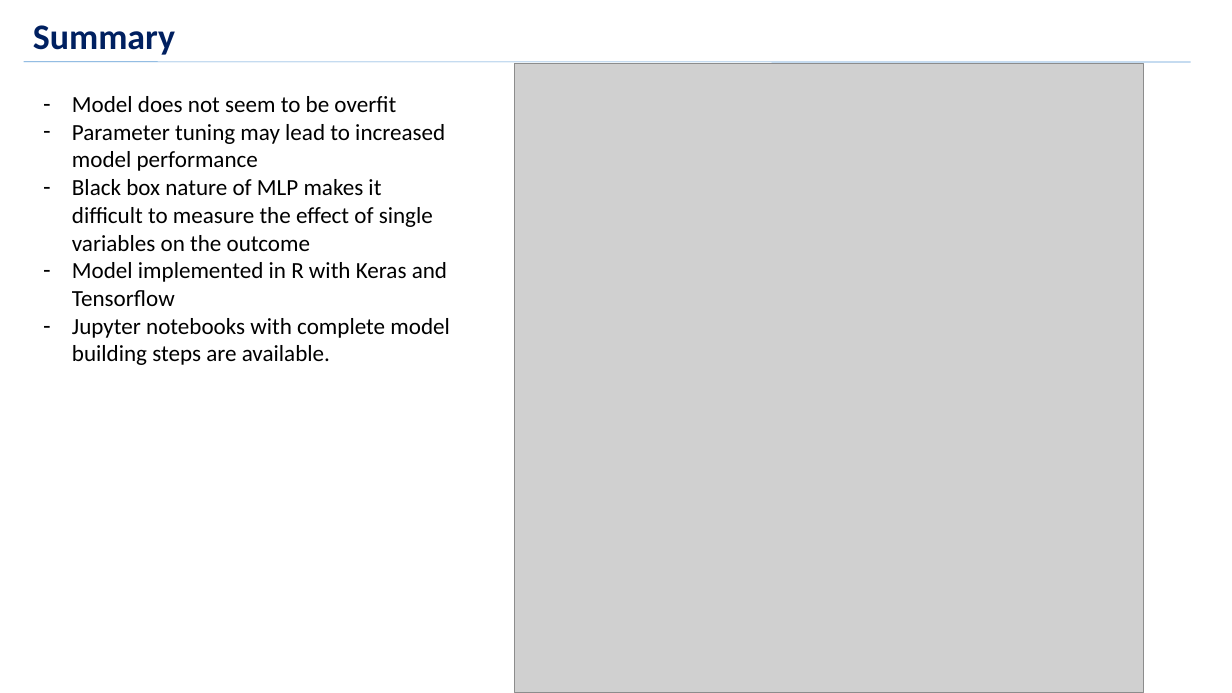
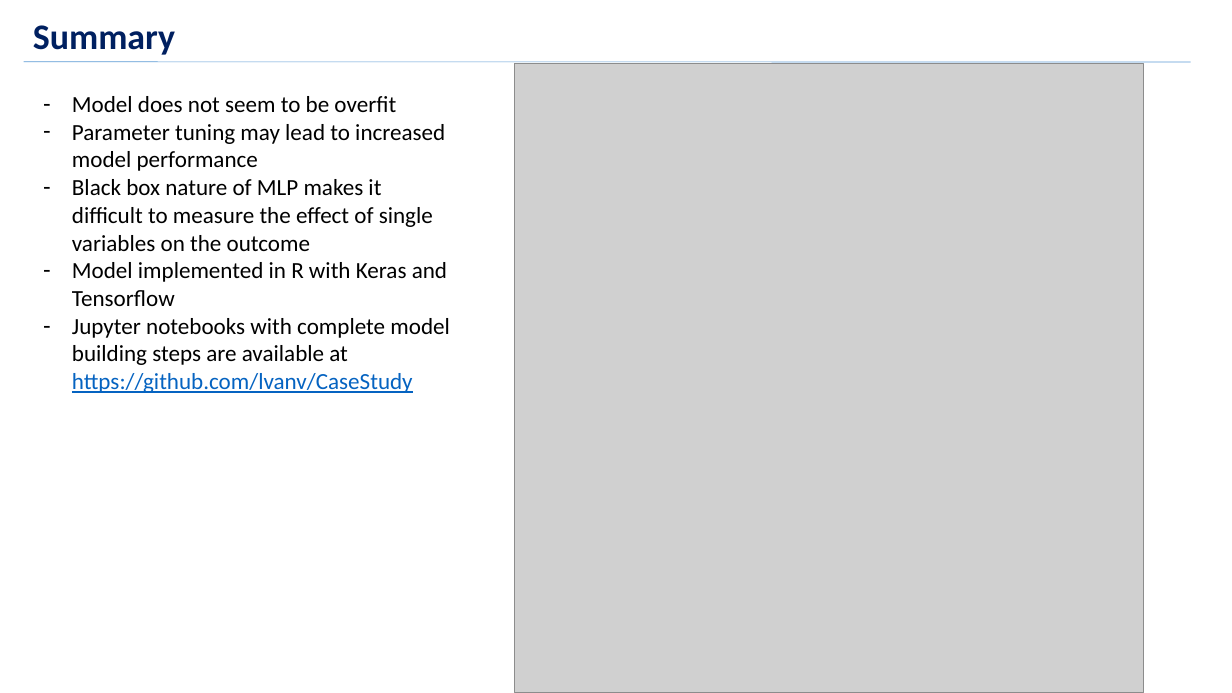
Before and after one commit to lvanv/CaseStudy, a slide deck: slide 8 of presentations/Technical Presentation.pptx. Drawn at 1232x693 pixels with LibreOffice and Linux fonts; fonts in the diff are those of the drawing; grey boxes stand for pictures; background and template pictures are left out. Boxes give left, top, right and bottom in pixels: in the first picture for what was removed or moved away, otherwise in the second. Text is boxed around its words. In the diff, an @@ line names an element or a change of style, - is before the commit and + after.

Commit message:
Added github URL to pptx

```diff
--- a/presentations/Technical Presentation.pptx
+++ b/presentations/Technical Presentation.pptx
@@ text at box(72, 318, 450, 393): text changed @@
-– Jupyter notebooks with complete model building steps are available.
+– Jupyter notebooks with complete model building steps are available at https://github.com/lvanv/CaseStudy
```
